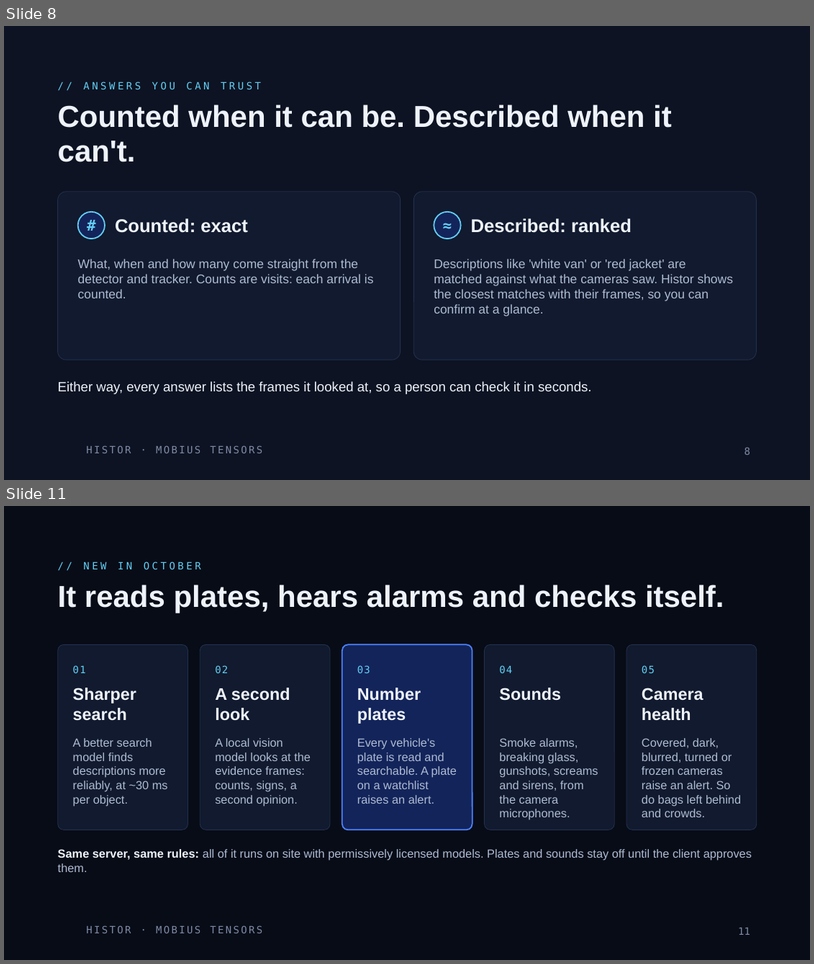
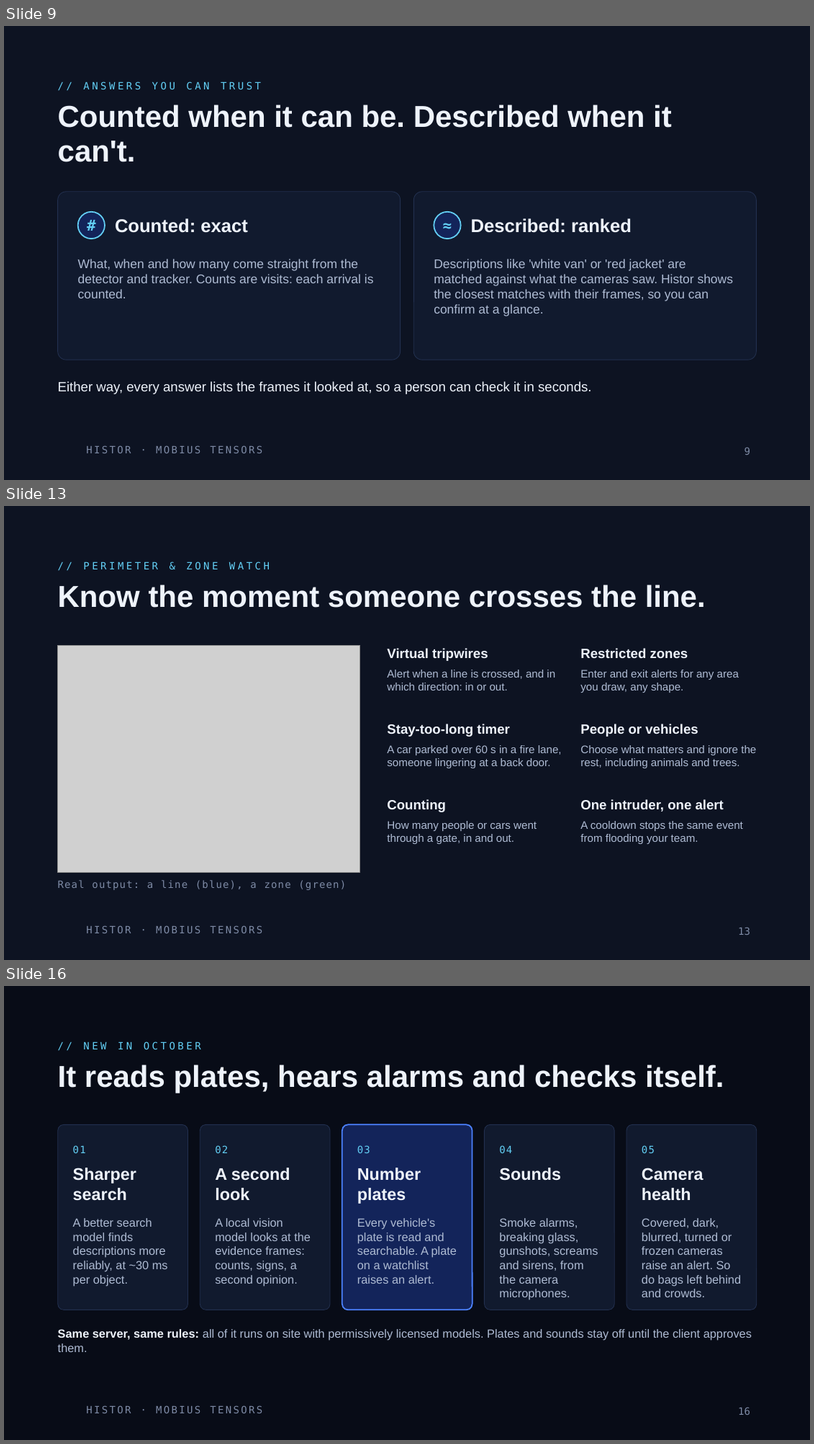
Before and after one commit to rachadlakis/mobius-tensors, a slide deck: projects/histor/docs/Histor.pptx. Shown one above the other, each under a label of ours: slides 8 and 11 before the commit, slides 9, 13 and 16 after it; the slides between them are not shown. The pictures are 814x964 and 814x1444 pixels, drawn with LibreOffice and Linux fonts; fonts in the diff are those of the drawing; grey boxes stand for pictures; background and template pictures are left out. Boxes give left, top, right and bottom in pixels: in the first picture for what was removed or moved away, otherwise in the second. Text is boxed around its words. In the diff, an @@ line names an element or a change of style, - is before the commit and + after.

```diff
--- a/projects/histor/docs/Histor.pptx
+++ b/projects/histor/docs/Histor.pptx
@@ slide 13 added at [4,506,810,960], background #0D1322; not listed: 1 template element that a slide beside it also shows @@
@@ text added at [83,561,270,569], 12 pt, text #63CFF5 @@
+// PERIMETER & ZONE WATCH
@@ title added at [58,584,706,608], 36 pt, text #EEF3FB, bold @@
+Know the moment someone crosses the line.
@@ picture added at [58,645,360,872] @@
@@ text added at [387,648,489,661], 16 pt, text #EEF3FB, bold @@
+Virtual tripwires
@@ text added at [581,648,689,658], 16 pt, text #EEF3FB, bold @@
+Restricted zones
@@ text added at [387,669,556,690], 13 pt, text #AEBBD3 @@
+Alert when a line is crossed, and in which direction: in or out.
@@ text added at [581,669,739,692], 13 pt, text #AEBBD3 @@
+Enter and exit alerts for any area you draw, any shape.
@@ text added at [387,723,509,736], 16 pt, text #EEF3FB, bold @@
+Stay-too-long timer
@@ text added at [581,723,698,736], 16 pt, text #EEF3FB, bold @@
+People or vehicles
@@ text added at [387,745,562,768], 13 pt, text #AEBBD3 @@
+A car parked over 60 s in a fire lane, someone lingering at a back door.
@@ text added at [581,745,756,768], 13 pt, text #AEBBD3 @@
+Choose what matters and ignore the rest, including animals and trees.
@@ text added at [387,799,446,812], 16 pt, text #EEF3FB, bold @@
+Counting
@@ text added at [581,799,724,811], 16 pt, text #EEF3FB, bold @@
+One intruder, one alert
@@ text added at [387,821,537,844], 13 pt, text #AEBBD3 @@
+How many people or cars went through a gate, in and out.
@@ text added at [581,821,743,844], 13 pt, text #AEBBD3 @@
+A cooldown stops the same event from flooding your team.
@@ text added at [58,880,346,890], 12 pt, text #7E8BA6 @@
+Real output: a line (blue), a zone (green)
@@ page number added at [738,926,751,934], 12 pt, text #7E8BA6 @@
+13
@@ what was slide 8 is now slide 9 @@
@@ page number at [745,446,751,454]: text changed @@
-8
+9
@@ what was slide 11 is now slide 16 @@
@@ page number at [738,1406,751,1414]: text changed @@
-11
+16
```
Also in this commit, not shown: 5 slides changed, 8 other slides added, 46 other files.
